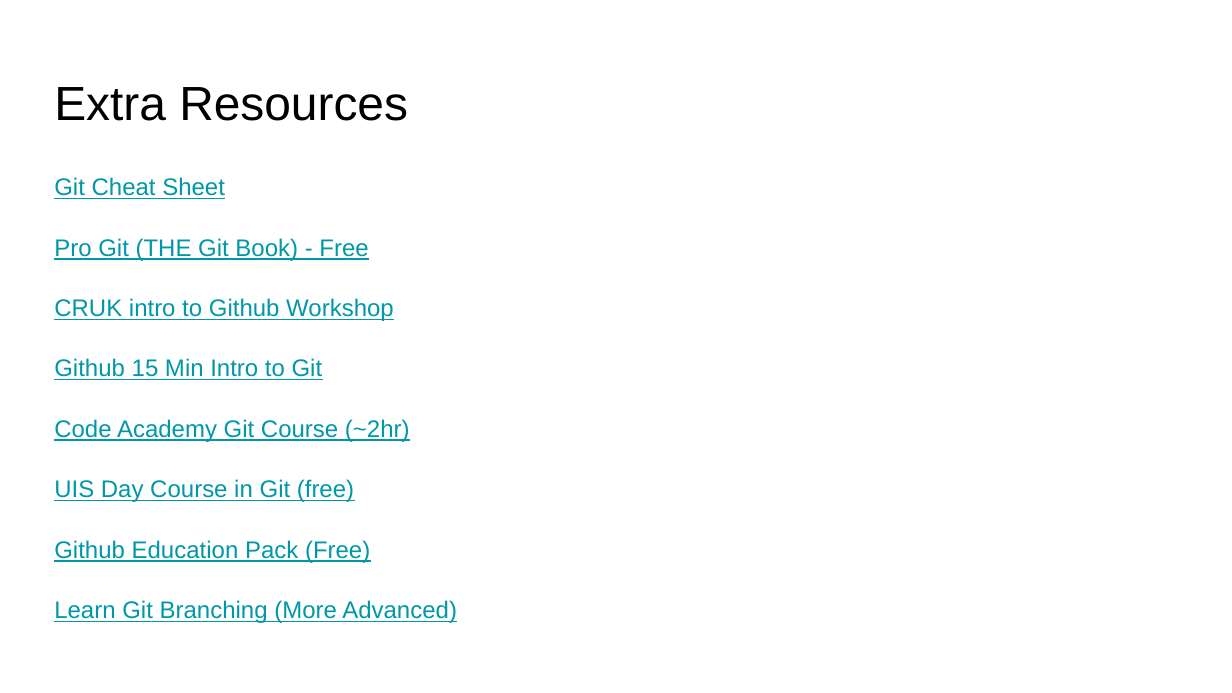
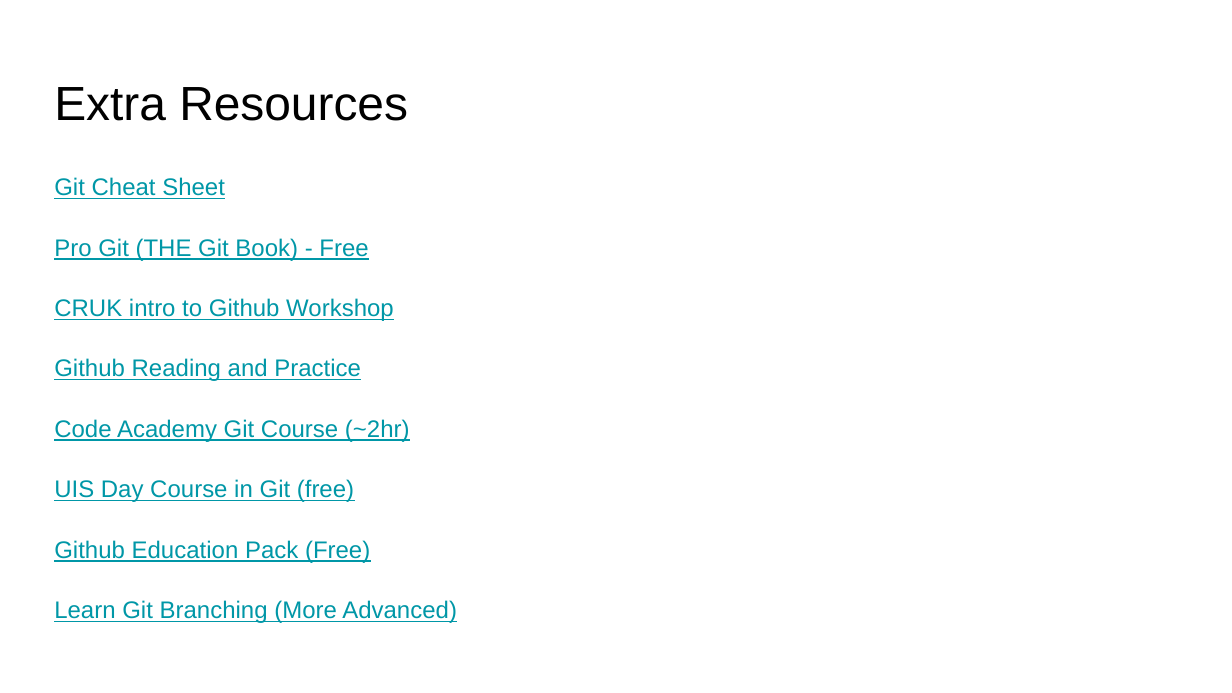
Before and after one commit to ForEcolZappers/PublicWiki, a slide deck: slide 13 of Git/2020_06_16 Intro to Git Handout.pptx. Drawn at 1232x693 pixels with LibreOffice and Linux fonts; fonts in the diff are those of the drawing. Boxes give left, top, right and bottom in pixels: in the first picture for what was removed or moved away, otherwise in the second. Text is boxed around its words. In the diff, an @@ line names an element or a change of style, - is before the commit and + after.

Commit message:
Powerpoint wasn't saved before

```diff
--- a/Git/2020_06_16 Intro to Git Handout.pptx
+++ b/Git/2020_06_16 Intro to Git Handout.pptx
@@ text at <box>54,358,361,381</box>: text changed @@
-Github 15 Min Intro to Git
+Github Reading and Practice
```
